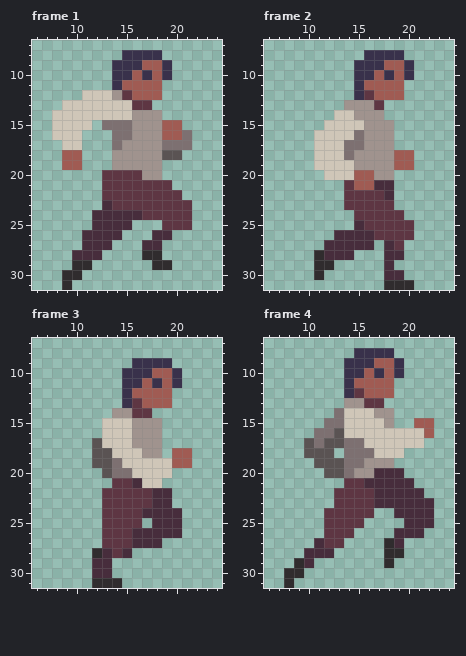
Two states of a pixel-art file, res/player-run.ase. The picture above was drawn from the file before the commit.
32x32 pixels, 6 frames. Shown: frame 1: x 6..24, y 7..31; frame 2: x 6..24, y 7..31; frame 3: x 6..24, y 7..31; frame 4: x 6..24, y 7..31. The commit also changed other frames, which this record leaves out.
New version:
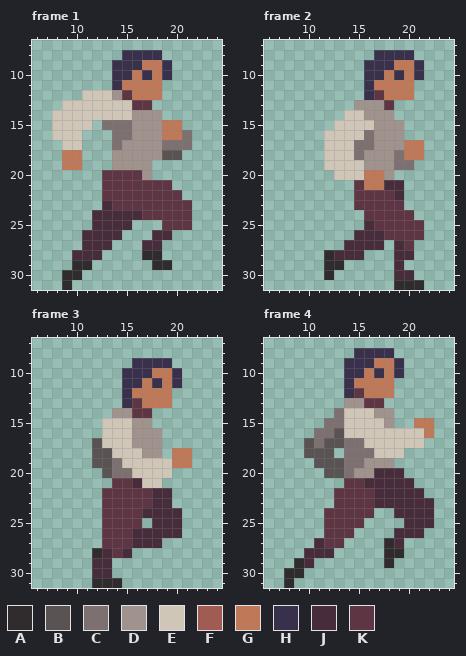
Palette (. is transparent): A #302c2e  B #5a5353  C #7d7071  D #a0938e  E #cfc6b8  F #a05b53  G #bf7958  H #39314b  J #472d3c  K #5e3643
Difference:
Changed rows in their new state; - is an unchanged pixel.
Frame 1:
first column x 9:
 9 --------GG--
10 -------G-G--
11 ------GGGG--
12 -------GGG--
15 ----------GG
16 ----------GG
18 GG----------
19 GG-------.--
20 ---------.--
Frame 2:
first column x 11:
 8 -----.---H-
 9 ----.--HGGH
10 ----.-HGHGH
11 ----.HGGGG-
12 ----.HKGGG-
13 ---.--DK---
14 --.-E--D---
15 -.---E--D--
16 .---EC--D--
17 .--E-C--DGG
18 .--EC---CGG
19 .---E---CC-
20 -.--EGG----
21 ---.KGG-J--
22 ---.---KJ--
23 ---.----K--
24 ----.----K-
25 ----.J----K
26 --..--J---K
27 -..---J.JK-
28 .A--J--.-J-
29 .-A----.J--
30 .A-----.-J-
31 -------.--A
Frame 3:
first column x 16:
10 --GG--
11 -G-G--
12 GGGG--
13 -GGG--
15 --.---
18 ----GG
19 ----GG
Frame 4:
first column x 15:
 9 --GG----
10 -G-G----
11 GGGG----
12 -GGG----
15 ------GG
16 -------G
